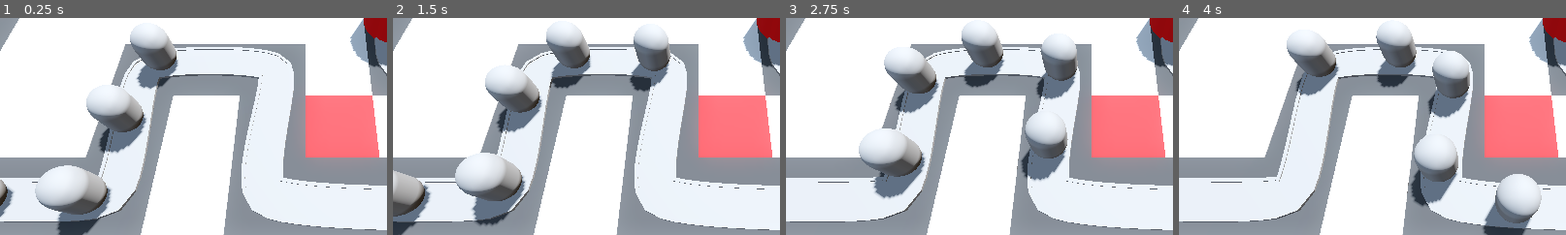
Above: before the commit, frames 1-4 (left to right).
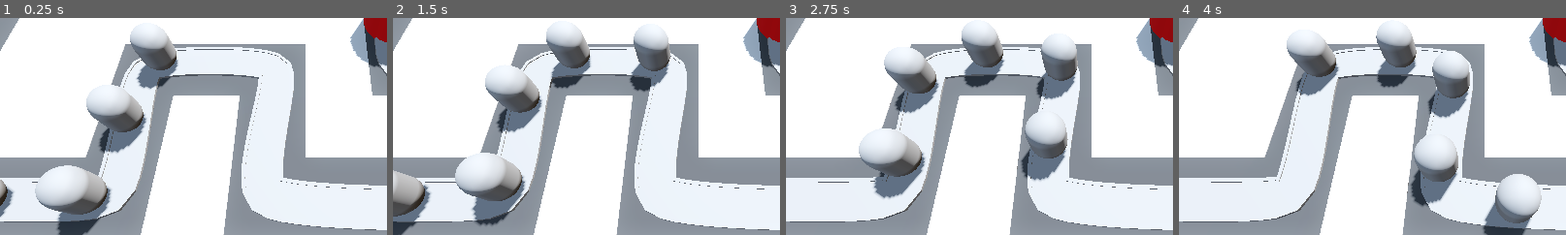
Above: after the commit, the same moments.

Repository: rlong021/Barbarian_Blaster
Game: Godot game, scene res://scenes/base_level.tscn
Same seed, same stepped clock (60 frames per second), same inputs: the game is played once before the commit and once after it.
Inputs (mouse positions are % of the whole screen's width and height, from its top left):
- Up to frame 1 (0.25 s): no input
- Up to frame 2 (1.5 s): move the mouse to (72, 45) at 0.52 s; press the mouse at (72, 45) at 0.53 s; move the mouse to (30, 55) at 1.27 s; release the mouse at (30, 55) at 1.28 s; click (30, 55) at 1.35 s
- Up to frame 3 (2.75 s): move the mouse to (60, 28) at 2.02 s; press the mouse at (60, 28) at 2.03 s
- Up to frame 4 (4 s): move the mouse to (45, 70) at 2.77 s; release the mouse at (45, 70) at 2.78 s; click (45, 70) at 2.85 s; move the mouse to (80, 65) at 3.52 s; press the mouse at (80, 65) at 3.53 s
The pictures show only the part of the screen within x 11-60%, y 23-73%; the shares and areas given below are measured in that part.

The runs differ from the first frame. In frame 1, 5.2% of the frame differs, in the area x 78-98%, y 35-65%; in frame 2, 5.2%; in frame 3, 5.2%; in frame 4, 5.2%.

Commit message:
cursors and clicks

Diff:
--- a/project.godot
+++ b/project.godot
@@ -14,3 +14,11 @@
 run/main_scene="uid://b4ghhanl7jasv"
 config/features=PackedStringArray("4.4", "Forward Plus")
 config/icon="res://icon.svg"
+
+[input]
+
+click={
+"deadzone": 0.2,
+"events": [Object(InputEventMouseButton,"resource_local_to_scene":false,"resource_name":"","device":-1,"window_id":0,"alt_pressed":false,"shift_pressed":false,"ctrl_pressed":false,"meta_pressed":false,"button_mask":1,"position":Vector2(461, 4),"global_position":Vector2(470, 52),"factor":1.0,"button_index":1,"canceled":false,"pressed":true,"double_click":false,"script":null)
+]
+}
--- a/rayPickerCamera/ray_picker_camera.gd
+++ b/rayPickerCamera/ray_picker_camera.gd
@@ -11,9 +11,13 @@
 	ray_cast_3d.force_raycast_update()
 
 	if ray_cast_3d.is_colliding():
+		Input.set_default_cursor_shape(Input.CURSOR_POINTING_HAND)
 		var collider = ray_cast_3d.get_collider()
 		if collider is GridMap:
-			var collision_point = ray_cast_3d.get_collision_point()
-			var cell = gridmap.local_to_map(collision_point)
-			if gridmap.get_cell_item(cell) == 0:
-				gridmap.set_cell_item(cell, 1)
+			if Input.is_action_pressed("click"):
+				var collision_point = ray_cast_3d.get_collision_point()
+				var cell = gridmap.local_to_map(collision_point)
+				if gridmap.get_cell_item(cell) == 0:
+					gridmap.set_cell_item(cell, 1)
+	else:
+		Input.set_default_cursor_shape(Input.CURSOR_ARROW)
